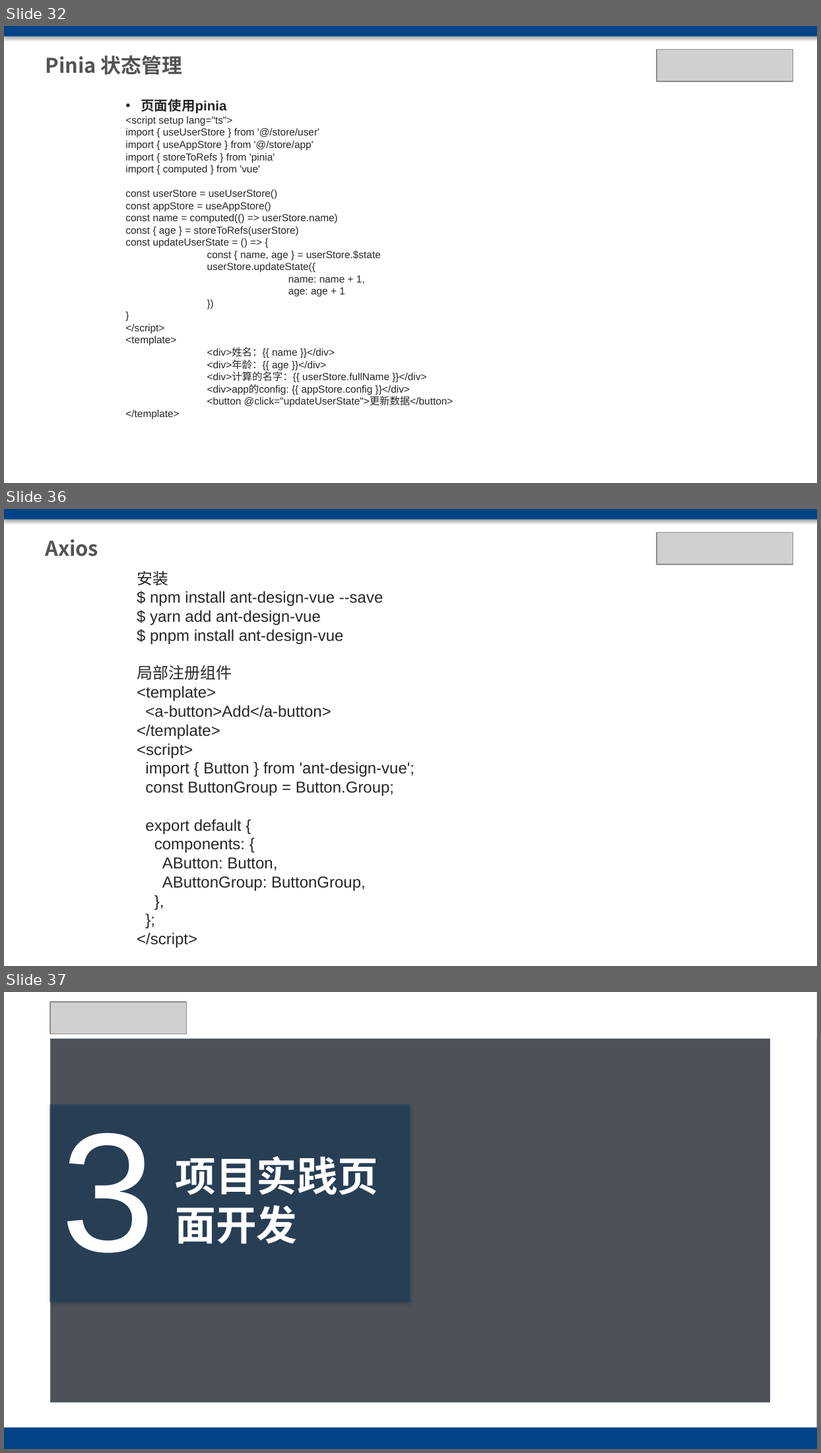
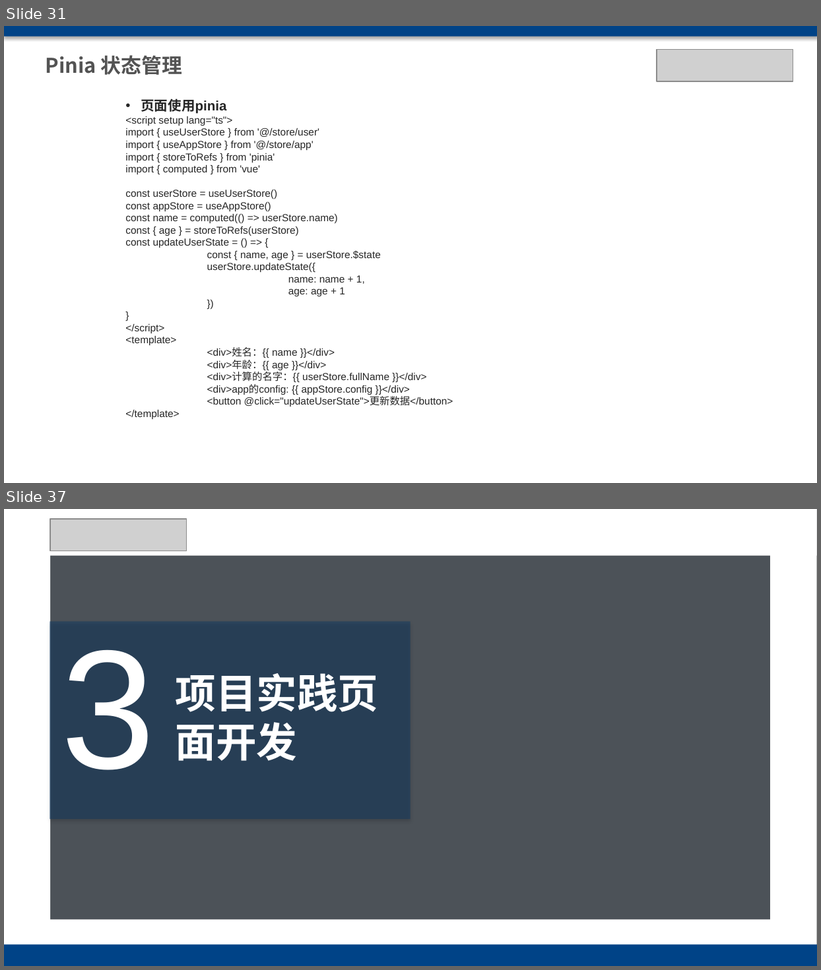
Before and after one commit to chxxx/vue3-antd, a slide deck: public/vue3 antdesign.pptx. Shown one above the other, each under a label of ours: slides 32, 36 and 37 before the commit, slides 31 and 37 after it; the slides between them are not shown. The pictures are 821x1453 and 821x970 pixels, drawn with LibreOffice and Linux fonts; fonts in the diff are those of the drawing; grey boxes stand for pictures; background and template pictures are left out; a plain dark background stands for a picture behind light text. Boxes give left, top, right and bottom in pixels: in the first picture for what was removed or moved away, otherwise in the second. Text is boxed around its words. In the diff, an @@ line names an element or a change of style, - is before the commit and + after.

Commit message:
axios

```diff
--- a/public/vue3 antdesign.pptx
+++ b/public/vue3 antdesign.pptx
@@ slide 36 removed at <box>4,509,817,966</box>, background #FFFFFF @@
@@ rectangle removed at <box>4,509,817,520</box> @@
@@ text removed at <box>46,539,99,557</box> @@
-Axios
@@ picture removed at <box>657,533,793,564</box> @@
@@ text removed at <box>137,571,415,948</box> @@
-安装
-$ npm install ant-design-vue --save
-$ yarn add ant-design-vue
-$ pnpm install ant-design-vue
-局部注册组件
-<template>
-<a-button>Add</a-button>
-</template>
-<script>
-import { Button } from 'ant-design-vue';
-const ButtonGroup = Button.Group;
-export default {
-components: {
-AButton: Button,
-AButtonGroup: ButtonGroup,
-},
-};
-</script>
@@ what was slide 32 is now slide 31 @@
```
Also in this commit, not shown: 3 slides changed, 3 slides added, 2 other slides removed, 22 other files.
